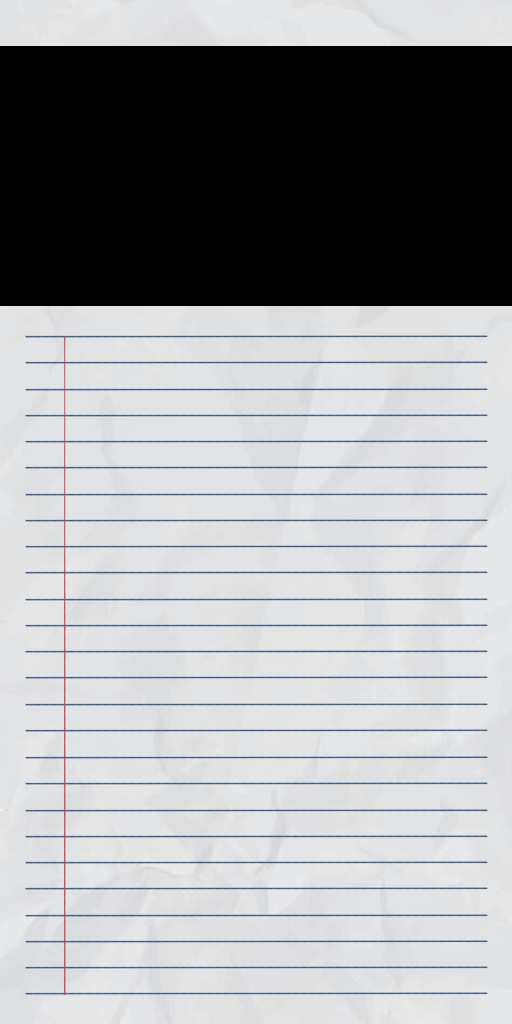
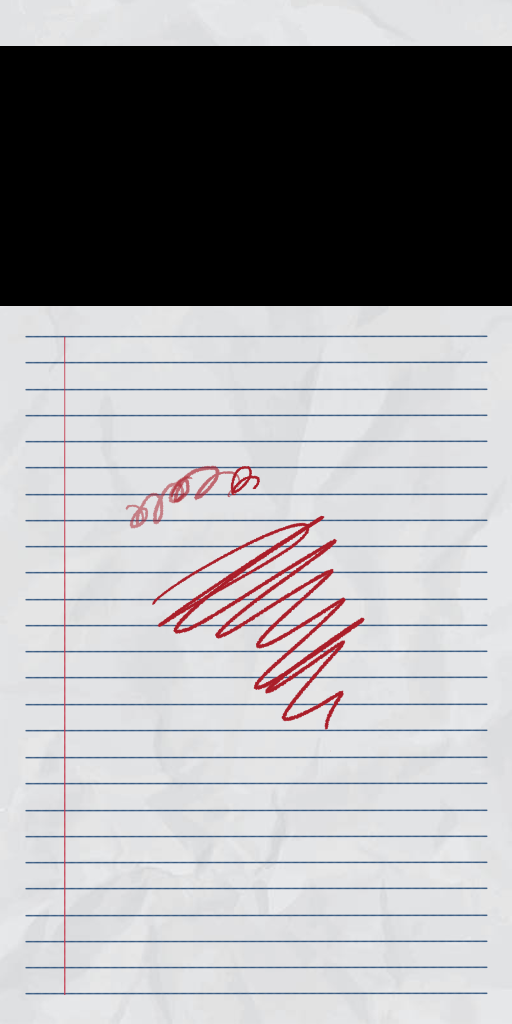
Layers edited between the first and the second w=512, h=1024 image:
added layer "Scribbles" above "Lines" over [125, 465, 365, 752]
painted on "Paper BG" over [125, 465, 365, 752]
painted on "Paint Layer 2" over [125, 465, 365, 752]
